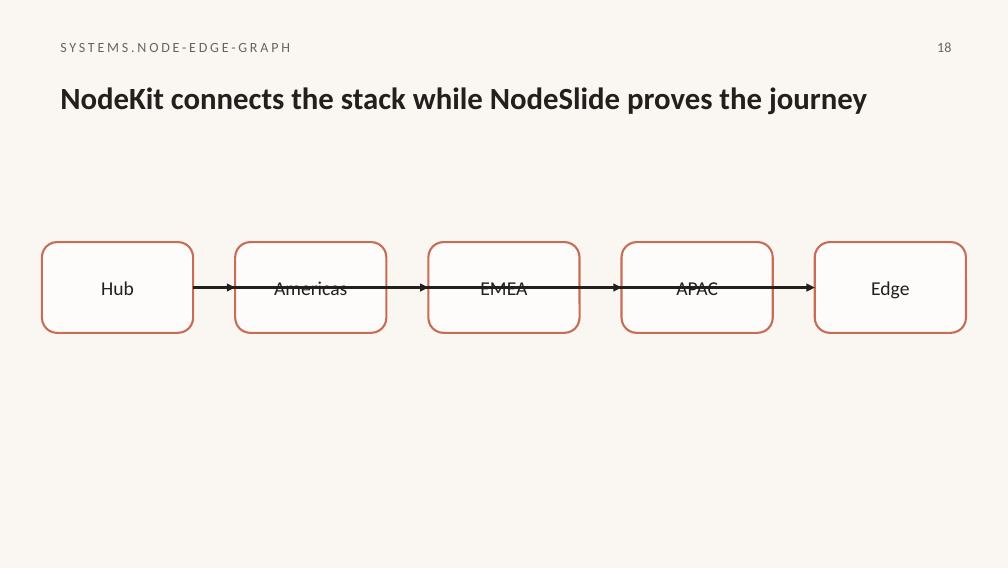
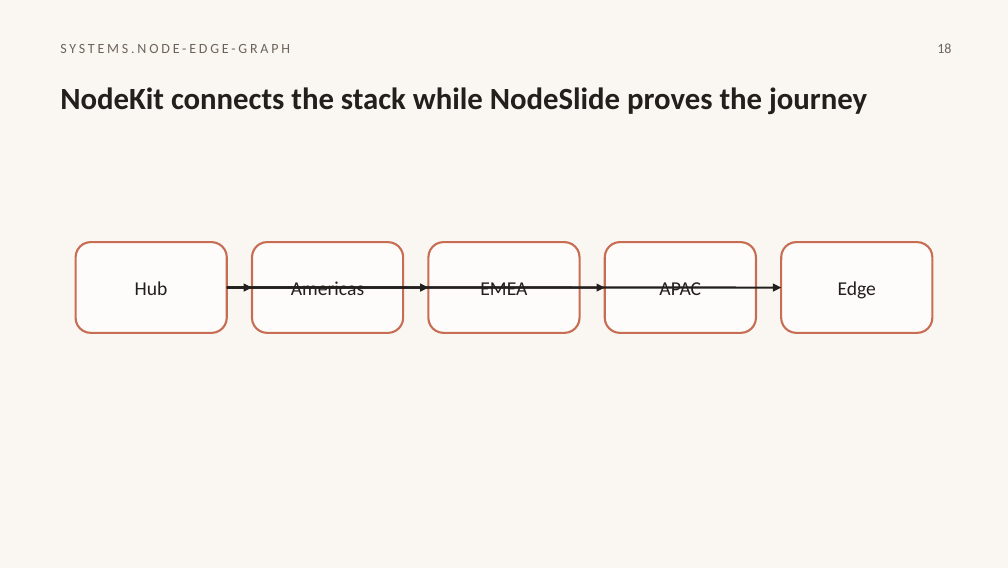
Before and after one commit to HomenShum/NodeSlide, a slide deck: slide 18 of outputs/atlas-v3-native/roundtrip-ppt.pptx. Drawn at 1008x568 pixels with LibreOffice and Linux fonts; fonts in the diff are those of the drawing. Boxes give left, top, right and bottom in pixels: in the first picture for what was removed or moved away, otherwise in the second. Text is boxed around its words. In the diff, an @@ line names an element or a change of style, - is before the commit and + after.

```diff
--- a/outputs/atlas-v3-native/roundtrip-ppt.pptx
+++ b/outputs/atlas-v3-native/roundtrip-ppt.pptx
@@ text "Hub": place and size @@
-text "Hub" at [101, 281, 134, 295]
+text "Hub" at [135, 281, 168, 295]
@@ rounded rectangle: place and size @@
-rounded rectangle at [42, 242, 194, 333]
+rounded rectangle at [76, 242, 227, 333]
@@ text "Americas": place and size @@
-text "Americas" at [274, 281, 347, 295]
+text "Americas" at [291, 281, 364, 295]
@@ rounded rectangle: place and size @@
-rounded rectangle at [235, 242, 386, 333]
+rounded rectangle at [252, 242, 403, 333]
@@ text "APAC": place and size @@
-text "APAC" at [676, 282, 718, 295]
+text "APAC" at [659, 282, 701, 295]
@@ rounded rectangle: place and size @@
-rounded rectangle at [622, 242, 773, 333]
+rounded rectangle at [605, 242, 756, 333]
@@ text "Edge": place and size @@
-text "Edge" at [871, 281, 909, 299]
+text "Edge" at [838, 281, 876, 299]
@@ rounded rectangle: place and size @@
-rounded rectangle at [814, 242, 966, 333]
+rounded rectangle at [781, 242, 932, 333]
@@ proportions changed in 4 elements at [252, 242, 403, 333], [605, 242, 756, 333], [76, 242, 227, 333], [781, 242, 932, 333] @@
@@ arrow moved from (194, 287) - (814, 287) to (227, 287) - (781, 287) @@
@@ arrow moved from (194, 287) - (622, 287) to (227, 287) - (605, 287) @@
@@ arrow moved from (194, 287) - (428, 287) to (227, 287) - (428, 287) @@
@@ arrow moved from (194, 287) - (235, 287) to (227, 287) - (252, 287) @@
```
Also in this commit, not shown: 30 other slides changed.
